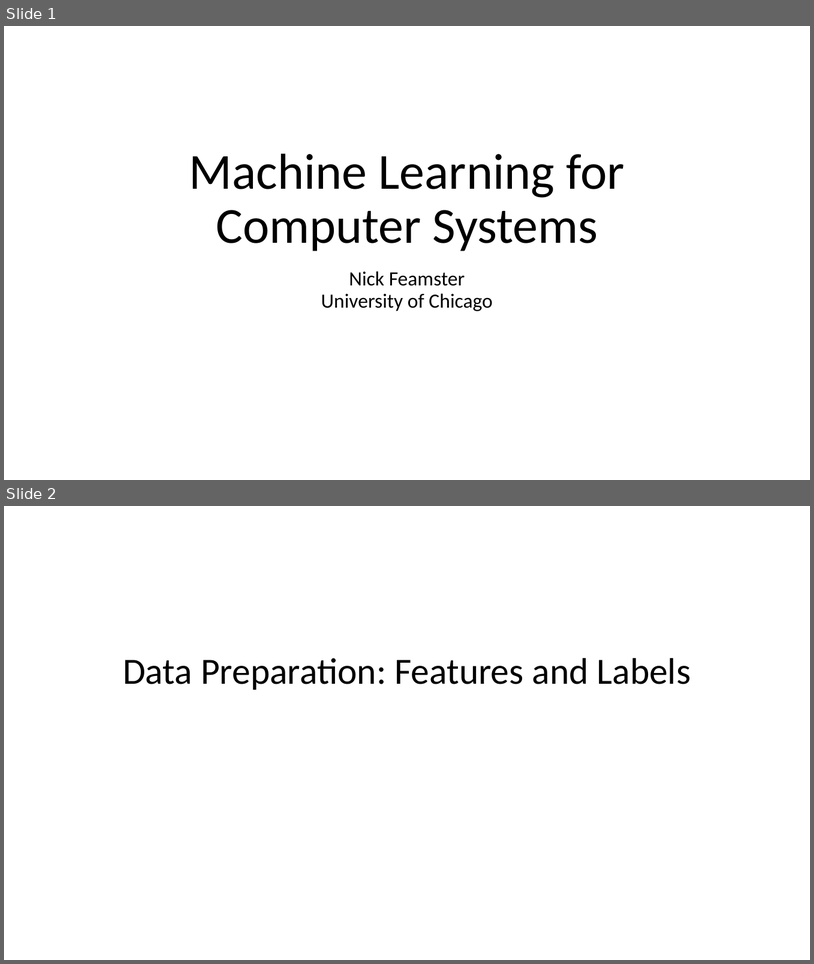
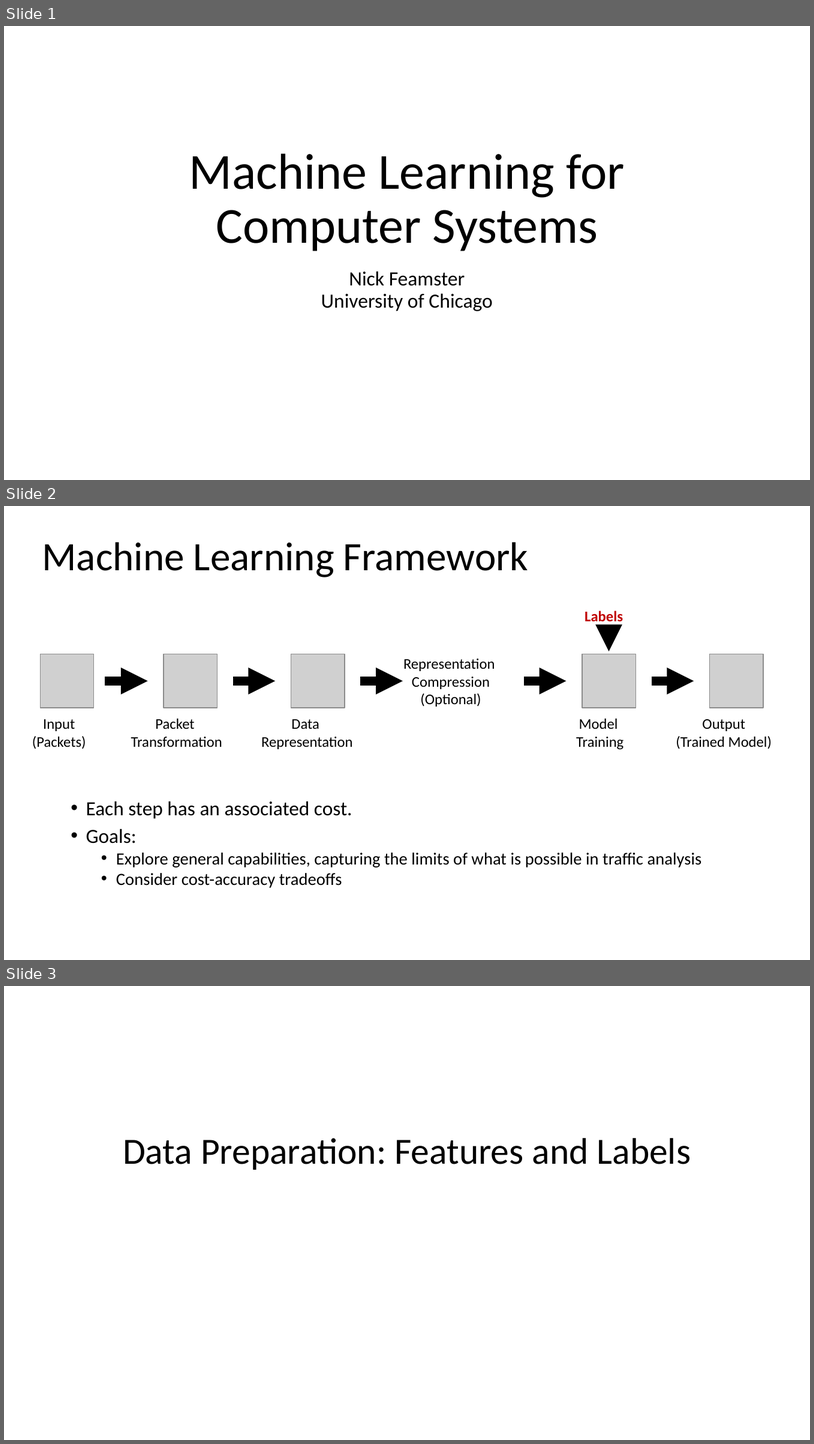
Before and after one commit to noise-lab/ml-systems, a slide deck: docs/slides/7-Preparation.pptx. Shown one above the other, each under a label of ours: slides 1 and 2 before the commit, slides 1, 2 and 3 after it. The pictures are 814x964 and 814x1444 pixels, drawn with LibreOffice and Linux fonts; fonts in the diff are those of the drawing; grey boxes stand for pictures. Boxes give left, top, right and bottom in pixels: in the first picture for what was removed or moved away, otherwise in the second. Text is boxed around its words. In the diff, an @@ line names an element or a change of style, - is before the commit and + after.

```diff
--- a/docs/slides/7-Preparation.pptx
+++ b/docs/slides/7-Preparation.pptx
@@ slide 2 added at bbox=[4, 506, 810, 960], background #FFFFFF @@
@@ title added at bbox=[42, 542, 529, 577], 36 pt, text #000000 @@
+Machine Learning Framework
@@ text added at bbox=[585, 610, 623, 625], 13.1 pt, text #C00000, bold @@
+Labels
@@ arrow added from (609, 627) to (609, 651), #000000 8 pt @@
@@ picture added at bbox=[40, 654, 95, 708] @@
@@ picture added at bbox=[164, 654, 218, 708] @@
@@ picture added at bbox=[291, 654, 345, 708] @@
@@ text added at bbox=[404, 658, 495, 706], 13.1 pt, text #000000 @@
+Representation
+Compression
+(Optional)
@@ picture added at bbox=[582, 654, 636, 708] @@
@@ picture added at bbox=[710, 654, 764, 708] @@
@@ arrow added from (105, 681) to (147, 681), #000000 8 pt @@
@@ arrow added from (233, 681) to (275, 681), #000000 8 pt @@
@@ arrow added from (360, 681) to (403, 681), #000000 8 pt @@
@@ arrow added from (524, 681) to (567, 681), #000000 8 pt @@
@@ arrow added from (651, 681) to (694, 681), #000000 8 pt @@
@@ text added at bbox=[32, 719, 86, 749], 13.1 pt, text #000000 @@
+Input
+(Packets)
@@ text added at bbox=[131, 718, 222, 747], 13.1 pt, text #000000 @@
+Packet
+Transformation
@@ text added at bbox=[261, 719, 353, 749], 13.1 pt, text #000000 @@
+Data
+Representation
@@ text added at bbox=[576, 718, 624, 750], 13.1 pt, text #000000 @@
+Model
+Training
@@ text added at bbox=[676, 719, 772, 749], 13.1 pt, text #000000 @@
+Output
+(Trained Model)
@@ text added at bbox=[86, 801, 702, 888], 15.3 pt, text #000000 @@
+• Each step has an associated cost.
+• Goals:
+  • Explore general capabilities, capturing the limits of what is possible in traffic analysis
+  • Consider cost-accuracy tradeoffs
@@ what was slide 2 is now slide 3 @@
```
Also in this commit, not shown: 2 slides changed, 2 other slides added, 2 other files.
